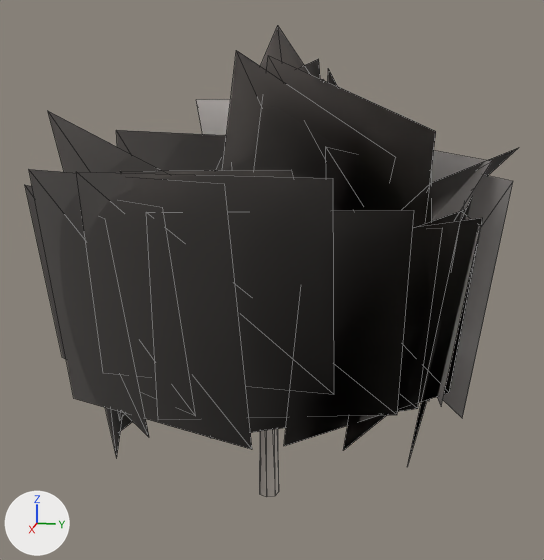
The glTF model game/assets/trees/willow3.glb as it was, and as the next commit left it.
The view is the same before and after, from a camera (50 mm lens) standing at (25.96, 5.32, 14.35) and looking at (0.14, 0.16, 7.9). Arrows for +X, +Y and +Z are at lower left; the lights stay in place. The picture after the commit comes second. Mesh edges are drawn as thin lines. Vertices at exactly the same position are counted once.

In view in the first picture: 'bark', 'leaves'.
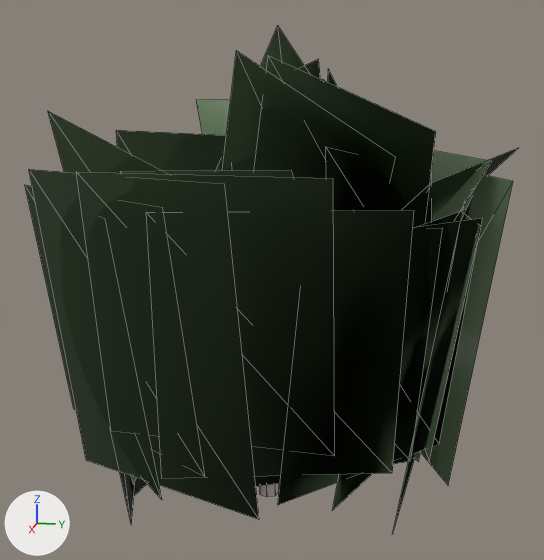
The change, as a list of edits to the scene's bpy script:
```text
Change me_leaves:
    used by ob_leaves; location = (0.0, 0.0, 0.0)
    remove me_leaves.from_pydata(...)  # 192 vertices, 96 faces; spans x -8.1..8.2, y -7.7..8.6, z 2.5..16.5
    add me_leaves.from_pydata(...)  # 192 vertices, 96 faces; spans x -8.1..8.2, y -7.7..8.6, z 0.0..16.5
    me_leaves part 1: 44 of 192 vertices moved; they spanned x -6.9..7.3, y -6.9..7.0, z 2.5..6.3 and now span x -6.5..7.1, y -6.6..6.7, z 0.0..4.3; mean shift (0.0, 0.0, -2.3); largest move (-4.2, -3.9, 2.5) -> (-4.1, -3.5, 0.0)
    me_leaves part 2: 96 faces centred in x -7.2..7.1, y -6.2..6.5, z 5.3..13.8 are repainted in the vertex colours; the middle colour goes from light grey #cec7c3 to greyish green #829e77
```

Changed parts and their boxes [x1, y1, x2, y2] in the pictures (544 x 560 px; the box of a moved part takes in the faces that stretch with it):
'leaves', reshaped, recoloured (15% taller)
    before: [25, 26, 518, 466]
    after: [25, 26, 518, 531]
part 1 of me_leaves, moved or reshaped
    before: [25, 169, 513, 466]
    after: [25, 169, 513, 531]
part 2 of me_leaves, recoloured
    before: [25, 26, 516, 466]
    after: [25, 26, 516, 527]
